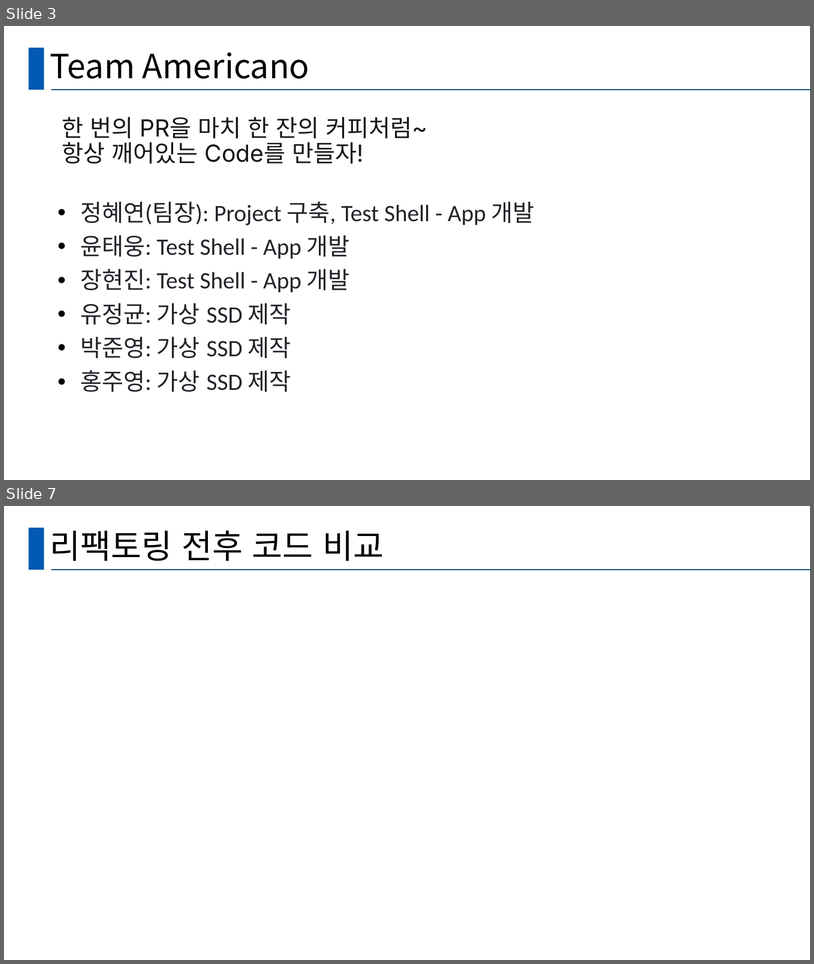
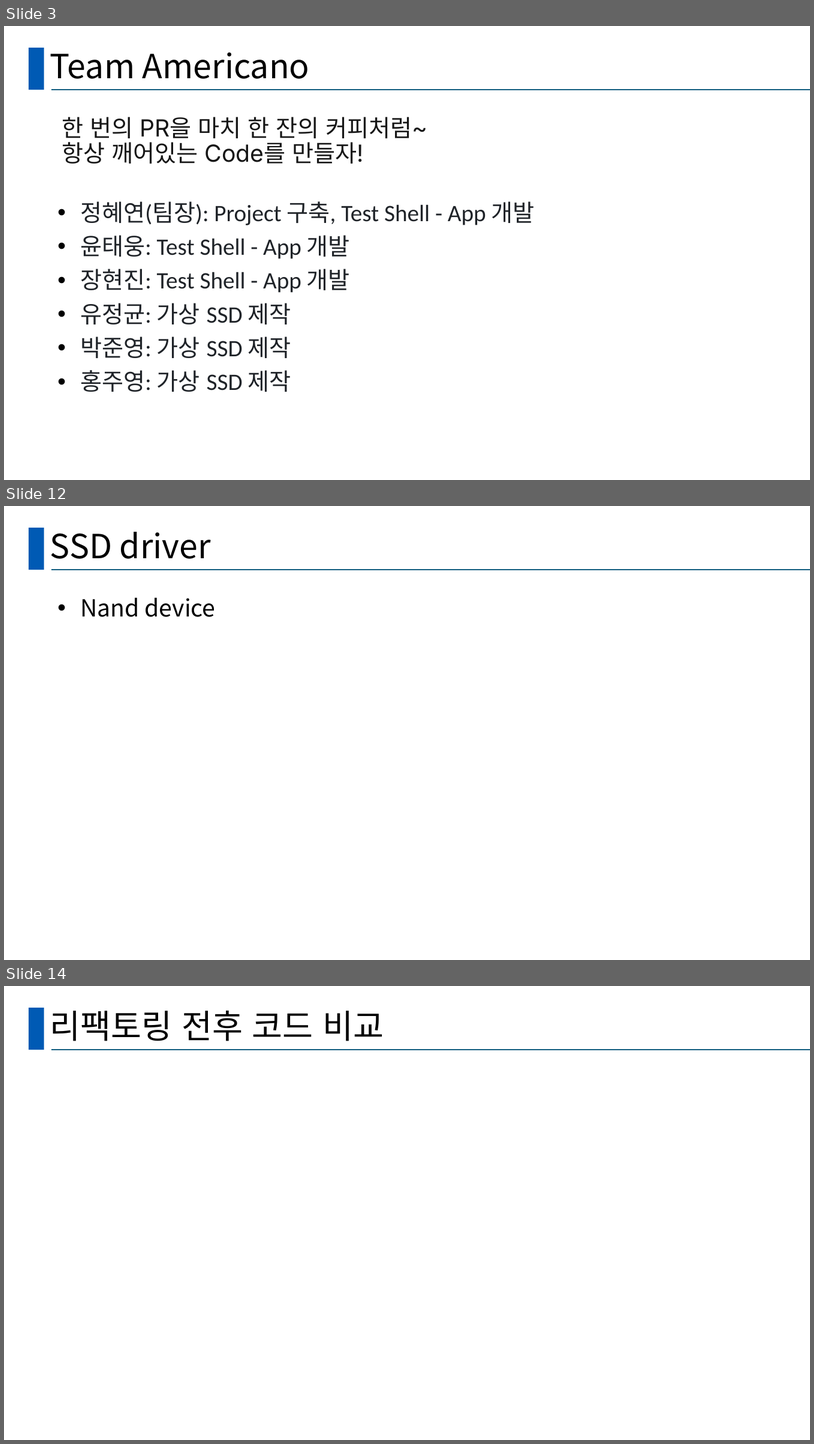
Before and after one commit to hy-ra-na/presentation_Americano, a slide deck: 발표양식.pptx. Shown one above the other, each under a label of ours: slides 3 and 7 before the commit, slides 3, 12 and 14 after it; the slides between them are not shown. The pictures are 814x964 and 814x1444 pixels, drawn with LibreOffice and Linux fonts; fonts in the diff are those of the drawing. Boxes give left, top, right and bottom in pixels: in the first picture for what was removed or moved away, otherwise in the second. Text is boxed around its words. In the diff, an @@ line names an element or a change of style, - is before the commit and + after.

```diff
--- a/발표양식.pptx
+++ b/발표양식.pptx
@@ slide 12 added at box(4, 506, 810, 960), background #FFFFFF; not listed: 2 template elements that a slide beside it also shows @@
@@ title added at box(50, 532, 211, 559), 39.6 pt, text #000000 @@
+SSD driver
@@ text added at box(80, 597, 216, 617), 28 pt, text #000000 @@
+• Nand device
@@ what was slide 7 is now slide 14 @@
```
Also in this commit, not shown: 4 slides changed, 8 other slides added, 1 slide removed.
